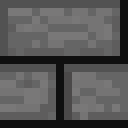
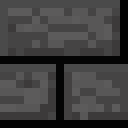
The second 128 x 128 image is a revision of the first. Changes to its layers:
"Layer 2": opacity 80% → 90% over [0,0,128,128]
"Layer 1": opacity 70% → 85% over [0,0,128,128]
